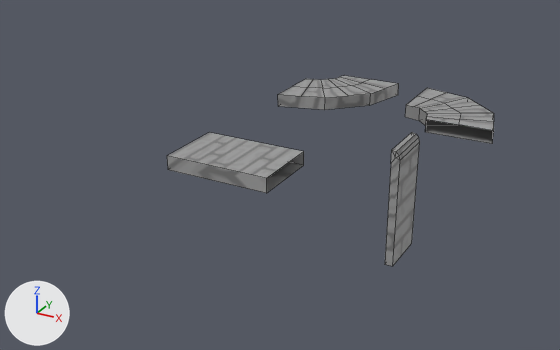
The Blender file Assets/World/Level2/raw/sewage.blend: old version first, new version second.
Both versions are drawn from a 50 mm camera at (46.7, -76.3, 32.4) aimed at (10.2, -10.0, -0.8). The lights are fixed; the arrows at lower left show +X, +Y and +Z. Mesh edges are drawn as thin lines.

Objects in the first picture: 'Sewage_270', 'Sewage_90', 'Sewage_Falls', 'Sewage_Straight'.
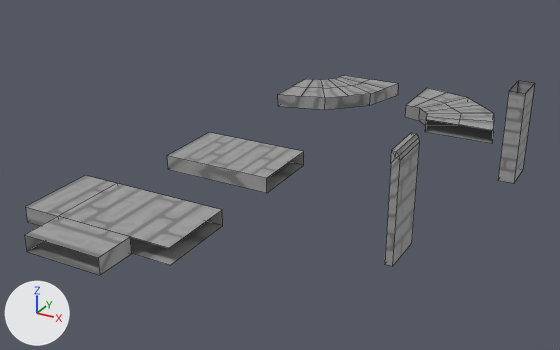
Boxes (x1, y1, x2, y2) around the edits, measured in the pictures (560 x 350 px):
'Sewage_Weird', added
    after: (25, 175, 223, 275)
'Sewage_Intake_Falls', added
    after: (498, 81, 535, 184)

The change, as a diff of the scene's bpy script:
```diff
--- a/Assets/World/Level2/raw/sewage.blend.py
+++ b/Assets/World/Level2/raw/sewage.blend.py
@@ me_plane_003 @@
+me_plane_003.from_pydata(...)  # 8 vertices, 4 faces; spans x -0.8..0.8, y -2.0..2.0, z 0.0..9.5
+me_plane_003.polygons.foreach_set('use_smooth', [True] * 4)
+me_plane_003.materials.append(mat_material)  # picture img_tx_hard_planks_200_png
@@ me_level2_sewage_straight_002 @@
+me_level2_sewage_straight_002.from_pydata(...)  # 19 vertices, 11 faces, 4 loose edges; spans x -4.0..8.0, y -4.0..12.0, z 0.0..1.6
+me_level2_sewage_straight_002.polygons.foreach_set('use_smooth', [True] * 11)
+me_level2_sewage_straight_002.materials.append(mat_material)  # picture img_tx_hard_planks_200_png
@@ ob_sewage_intake_falls @@
+ob_sewage_intake_falls = bpy.data.objects.new('Sewage_Intake_Falls', me_plane_003)
+ob_sewage_intake_falls.location = (32.0, 0.0, 0.0)
@@ ob_sewage_weird @@
+ob_sewage_weird = bpy.data.objects.new('Sewage_Weird', me_level2_sewage_straight_002)
+ob_sewage_weird.location = (0.0, -28.0, 0.0)
+ob_sewage_weird.rotation_euler = (0.0, 0.0, -1.571)  # degrees (0, 0, -90)
```
